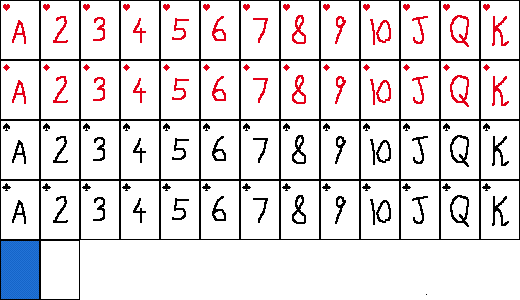
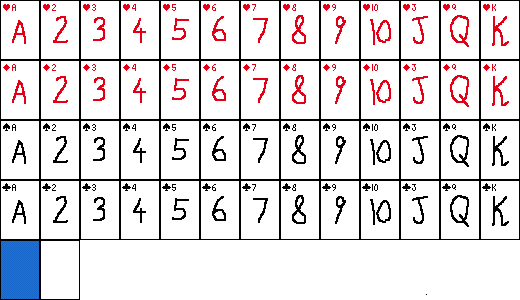
Before/after of a 520×300 layered artwork. What changed in the layer stack:
added layer "Paint Layer 2" above "Paint Layer 1" over (12, 4, 496, 191)
painted on "Paint Layer 1" over (12, 4, 496, 191)
painted on "Paint Layer 1 Merged" over (12, 4, 496, 191)